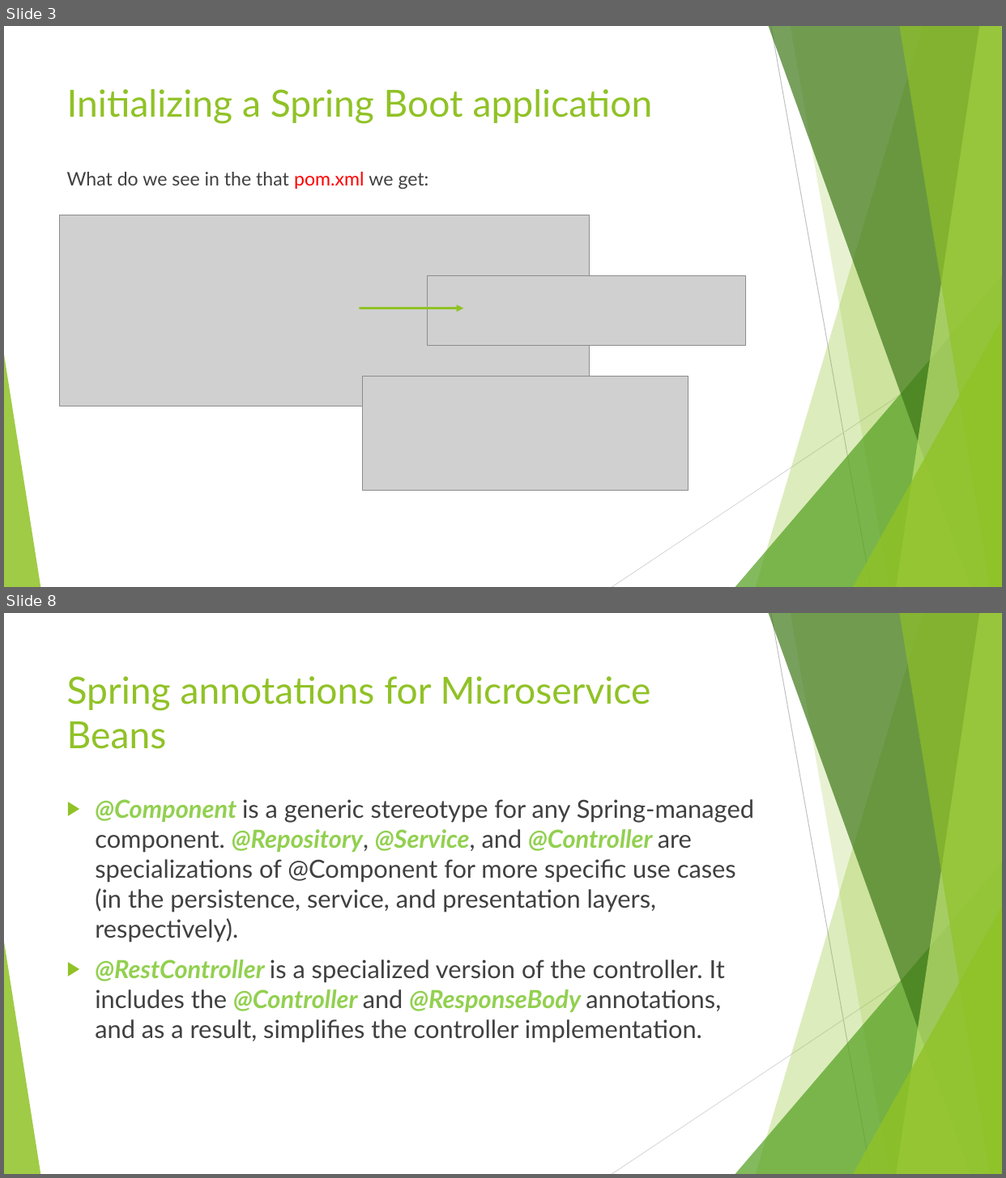
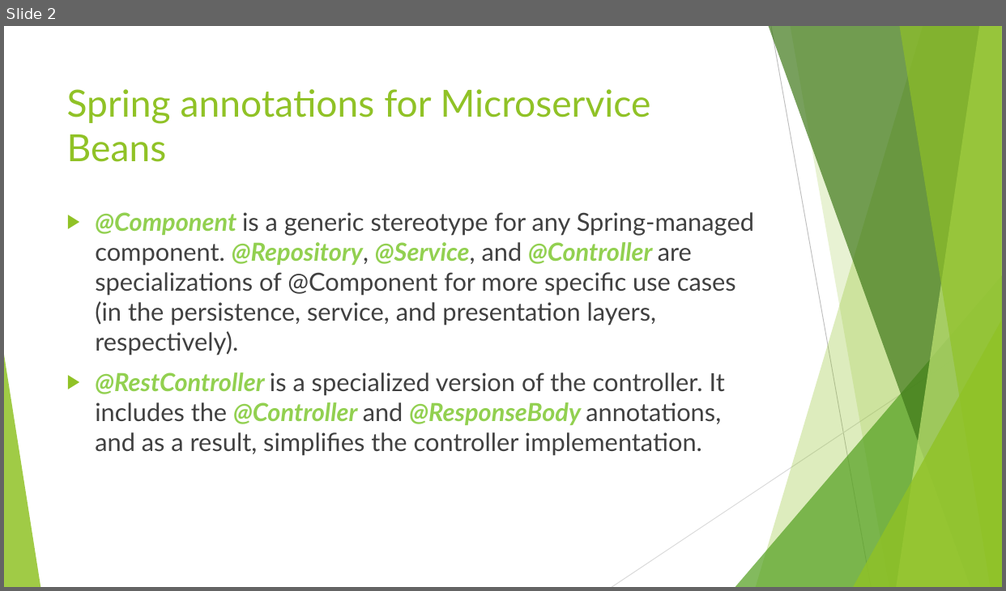
Before and after one commit to idanshal/sb-todo-app-tdp, a slide deck: course_data/presentations/practical_spring_boot_for_tdp_02.pptx. Shown one above the other, each under a label of ours: slides 3 and 8 before the commit, slide 2 after it; the slides between them are not shown. The pictures are 1006x1178 and 1006x591 pixels, drawn with LibreOffice and Linux fonts; fonts in the diff are those of the drawing; grey boxes stand for pictures. Boxes give left, top, right and bottom in pixels: in the first picture for what was removed or moved away, otherwise in the second. Text is boxed around its words. In the diff, an @@ line names an element or a change of style, - is before the commit and + after.

```diff
--- a/course_data/presentations/practical_spring_boot_for_tdp_02.pptx
+++ b/course_data/presentations/practical_spring_boot_for_tdp_02.pptx
@@ slide 3 removed at bbox=[4, 26, 1002, 587], background #FFFFFF; not listed: 10 template elements that a slide beside it also shows @@
@@ title removed at bbox=[67, 89, 653, 124] @@
-Initializing a Spring Boot application
@@ text removed at bbox=[67, 172, 429, 189] @@
-What do we see in the that pom.xml we get:
@@ picture removed at bbox=[59, 216, 590, 407] @@
@@ picture removed at bbox=[427, 276, 745, 346] @@
@@ arrow removed from (360, 308) to (463, 308) @@
@@ picture removed at bbox=[363, 377, 688, 491] @@
@@ what was slide 8 is now slide 2 @@
```
Also in this commit, not shown: 7 slides changed, 13 other slides removed, 2 other files.
